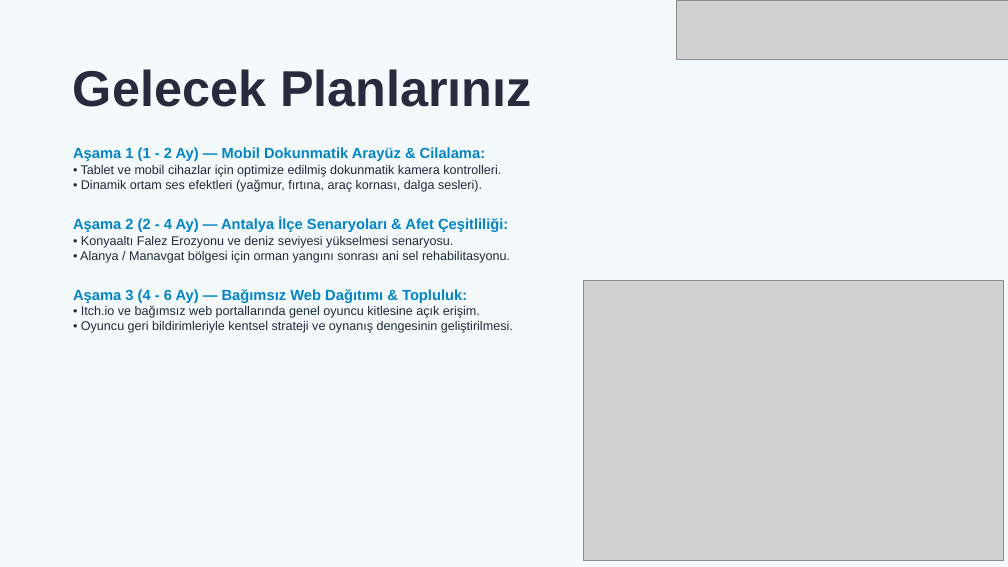
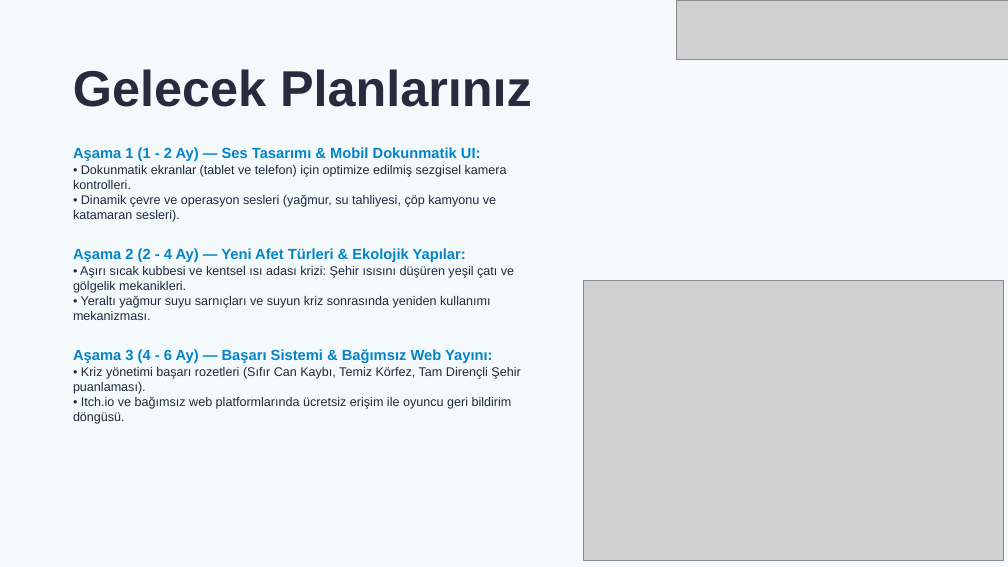
Before and after one commit to muratyildirim12q/resilientia-antalya, a slide deck: slide 8 of RESILIENTIA_ANTALYA_2031_SUNUM.pptx. Drawn at 1008x567 pixels with LibreOffice and Linux fonts; fonts in the diff are those of the drawing; grey boxes stand for pictures. Boxes give left, top, right and bottom in pixels: in the first picture for what was removed or moved away, otherwise in the second. Text is boxed around its words. In the diff, an @@ line names an element or a change of style, - is before the commit and + after.

```diff
--- a/RESILIENTIA_ANTALYA_2031_SUNUM.pptx
+++ b/RESILIENTIA_ANTALYA_2031_SUNUM.pptx
@@ text at (x1=73, y1=147, x2=520, y2=424): text changed @@
-Aşama 1 (1 - 2 Ay) — Mobil Dokunmatik Arayüz & Cilalama:
-• Tablet ve mobil cihazlar için optimize edilmiş dokunmatik kamera kontrolleri.
-• Dinamik ortam ses efektleri (yağmur, fırtına, araç kornası, dalga sesleri).
-Aşama 2 (2 - 4 Ay) — Antalya İlçe Senaryoları & Afet Çeşitliliği:
-• Konyaaltı Falez Erozyonu ve deniz seviyesi yükselmesi senaryosu.
-• Alanya / Manavgat bölgesi için orman yangını sonrası ani sel rehabilitasyonu.
-Aşama 3 (4 - 6 Ay) — Bağımsız Web Dağıtımı & Topluluk:
-• Itch.io ve bağımsız web portallarında genel oyuncu kitlesine açık erişim.
-• Oyuncu geri bildirimleriyle kentsel strateji ve oynanış dengesinin geliştirilmesi.
+Aşama 1 (1 - 2 Ay) — Ses Tasarımı & Mobil Dokunmatik UI:
+• Dokunmatik ekranlar (tablet ve telefon) için optimize edilmiş sezgisel kamera kontrolleri.
+• Dinamik çevre ve operasyon sesleri (yağmur, su tahliyesi, çöp kamyonu ve katamaran sesleri).
+Aşama 2 (2 - 4 Ay) — Yeni Afet Türleri & Ekolojik Yapılar:
+• Aşırı sıcak kubbesi ve kentsel ısı adası krizi: Şehir ısısını düşüren yeşil çatı ve gölgelik mekanikleri.
+• Yeraltı yağmur suyu sarnıçları ve suyun kriz sonrasında yeniden kullanımı mekanizması.
+Aşama 3 (4 - 6 Ay) — Başarı Sistemi & Bağımsız Web Yayını:
+• Kriz yönetimi başarı rozetleri (Sıfır Can Kaybı, Temiz Körfez, Tam Dirençli Şehir puanlaması).
+• Itch.io ve bağımsız web platformlarında ücretsiz erişim ile oyuncu geri bildirim döngüsü.
```
Also in this commit, not shown: 1 other file.
